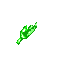
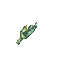
Layer changes from the first 64 x 64 image to the second:
painted on "Paint Layer 1" over [16, 22, 37, 45]
